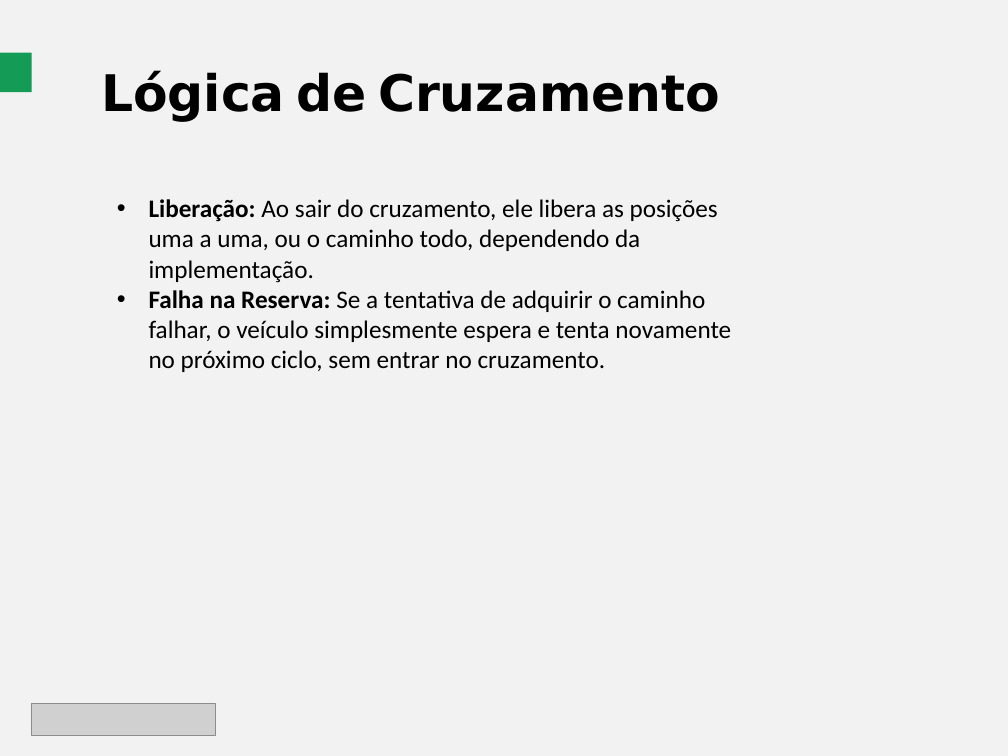
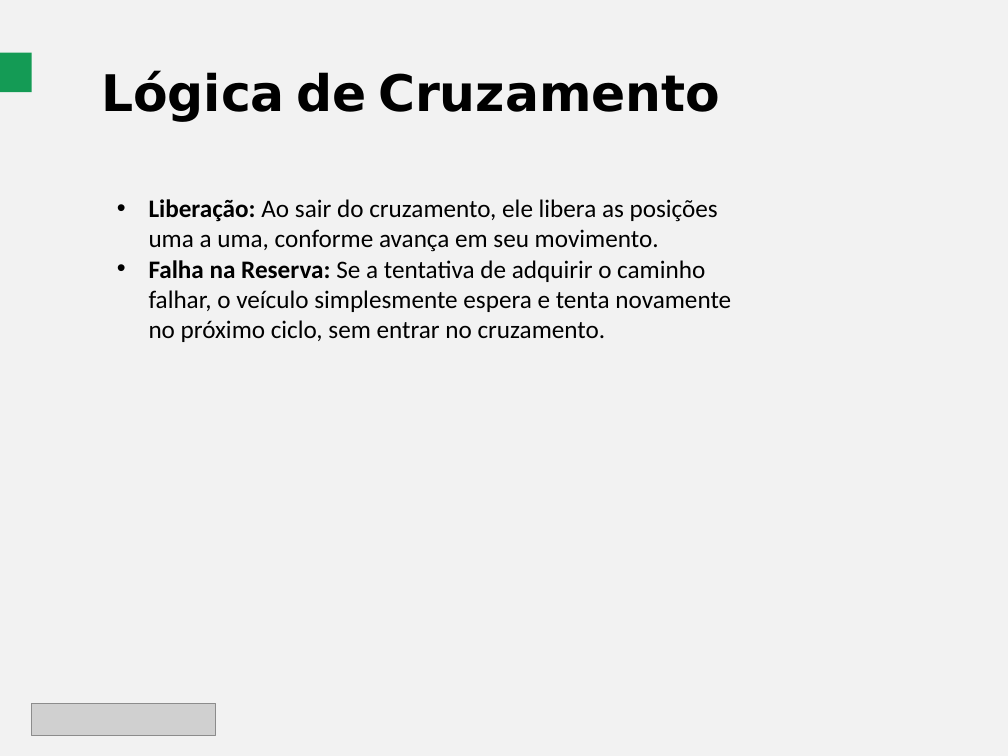
Before and after one commit to KevinStrey/Trabalho2-65DSD-Threads, a slide deck: slide 7 of Apresentação/Apresentação 65DSD.pptx. Drawn at 1008x756 pixels with LibreOffice and Linux fonts; fonts in the diff are those of the drawing; grey boxes stand for pictures. Boxes give left, top, right and bottom in pixels: in the first picture for what was removed or moved away, otherwise in the second. Text is boxed around its words. In the diff, an @@ line names an element or a change of style, - is before the commit and + after.

```diff
--- a/Apresentação/Apresentação 65DSD.pptx
+++ b/Apresentação/Apresentação 65DSD.pptx
@@ text at <box>149,199,718,252</box>: text changed @@
-• Liberação: Ao sair do cruzamento, ele libera as posições uma a uma, ou o caminho todo, dependendo da implementação.
+• Liberação: Ao sair do cruzamento, ele libera as posições uma a uma, conforme avança em seu movimento.
```
Also in this commit, not shown: 1 other slide changed, 11 other files.
